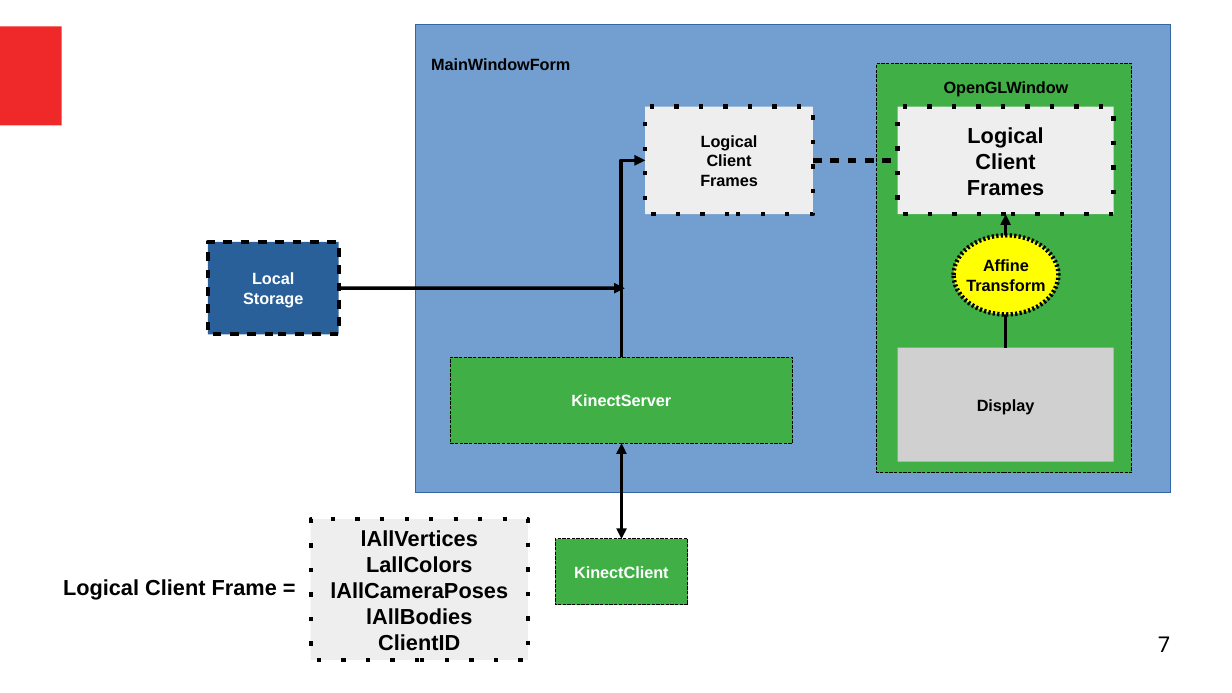
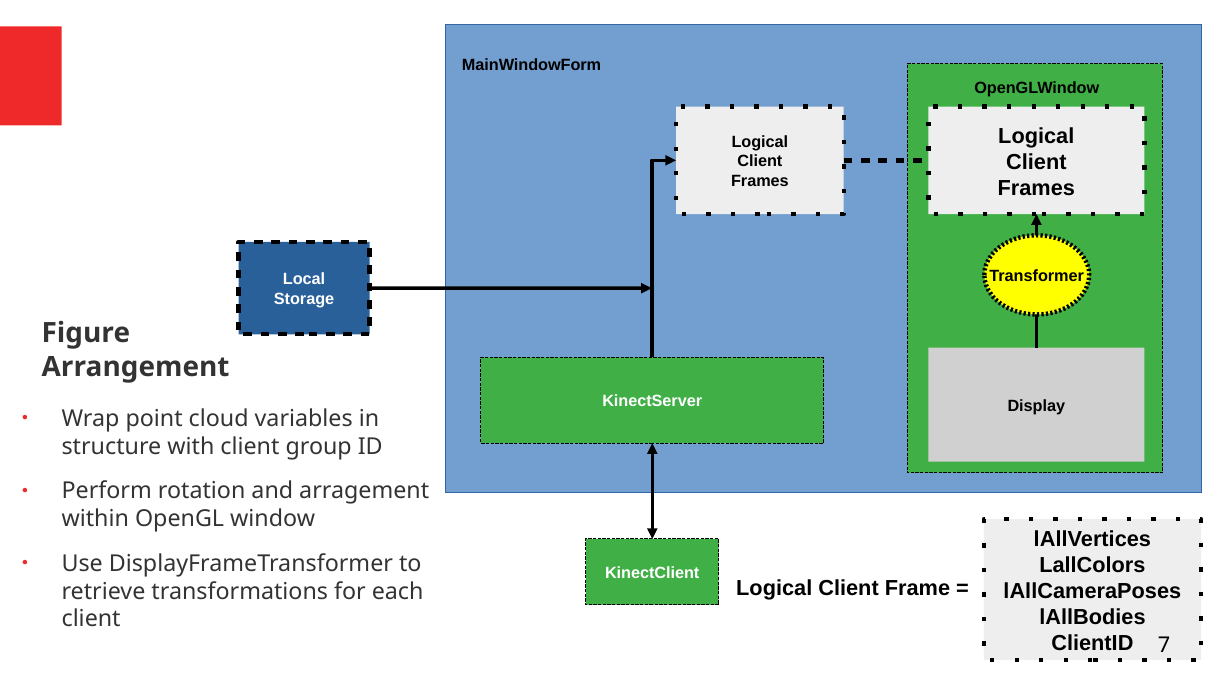
Before and after one commit to thelegend831/dissertation, a slide deck: slide 7 of DecemberCatchUp.odp. Drawn at 1232x693 pixels with LibreOffice and Linux fonts; fonts in the diff are those of the drawing; grey boxes stand for pictures. Boxes give left, top, right and bottom in pixels: in the first picture for what was removed or moved away, otherwise in the second. Text is boxed around its words. In the diff, an @@ line names an element or a change of style, - is before the commit and + after.

Commit message:
final

```diff
--- a/DecemberCatchUp.odp
+++ b/DecemberCatchUp.odp
@@ ellipse removed at [954,236,1059,315] @@
-Affine
-Transform
@@ ellipse added at [985,236,1090,315], fill #FFFF00, outline #000000 2.83 pt, 10.5 pt, text #000000, bold @@
+Transformer
@@ 7 rectangles, 2 texts, 2 elbow arrows, 1 picture, 1 elbow double arrow, 1 elbow line: place and size @@
-7 rectangles, 2 texts, 2 elbow arrows, 1 picture, 1 elbow double arrow, 1 elbow line at [208,25,1172,605]
+7 rectangles, 2 texts, 2 elbow arrows, 1 picture, 1 elbow double arrow, 1 elbow line at [239,25,1202,605]
@@ arrow moved from (339, 288) - (625, 288) to (370, 288) - (652, 288) @@
@@ title added at [42,321,230,383], 18 pt, text #333333, bold @@
+Figure
+Arrangement
@@ text added at [62,408,429,627], 15 pt, text #333333 @@
+● Wrap point cloud variables in structure with client group ID
+● Perform rotation and arragement within OpenGL window
+● Use DisplayFrameTransformer to retrieve transformations for each client
@@ rectangle "lAllVertices": place and size @@
-rectangle "lAllVertices" at [311,520,528,661]
+rectangle "lAllVertices" at [984,520,1201,661]
@@ text "Logical Client Frame =": place and size @@
-text "Logical Client Frame =" at [63,579,277,600]
+text "Logical Client Frame =" at [736,579,950,600]
```
Also in this commit, not shown: 5 other slides changed, 8 slides added, 9 slides removed.
